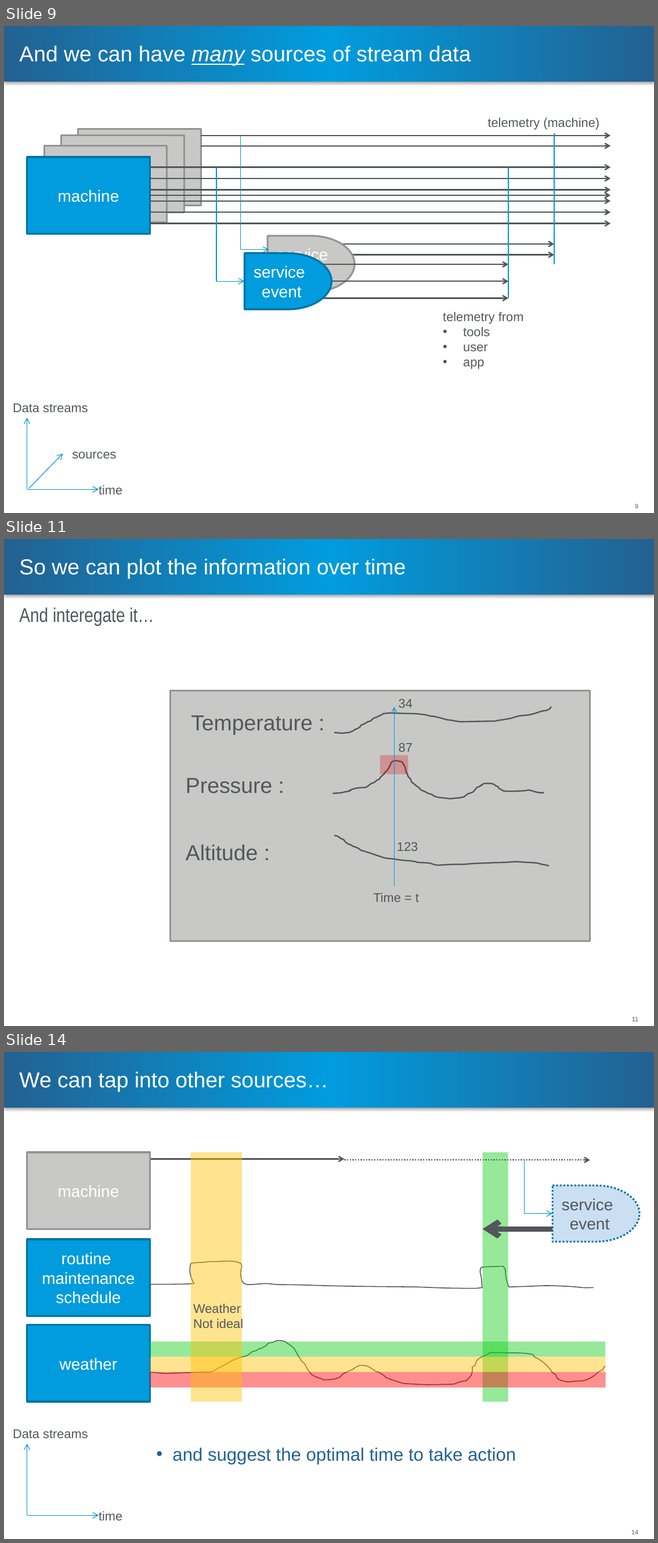
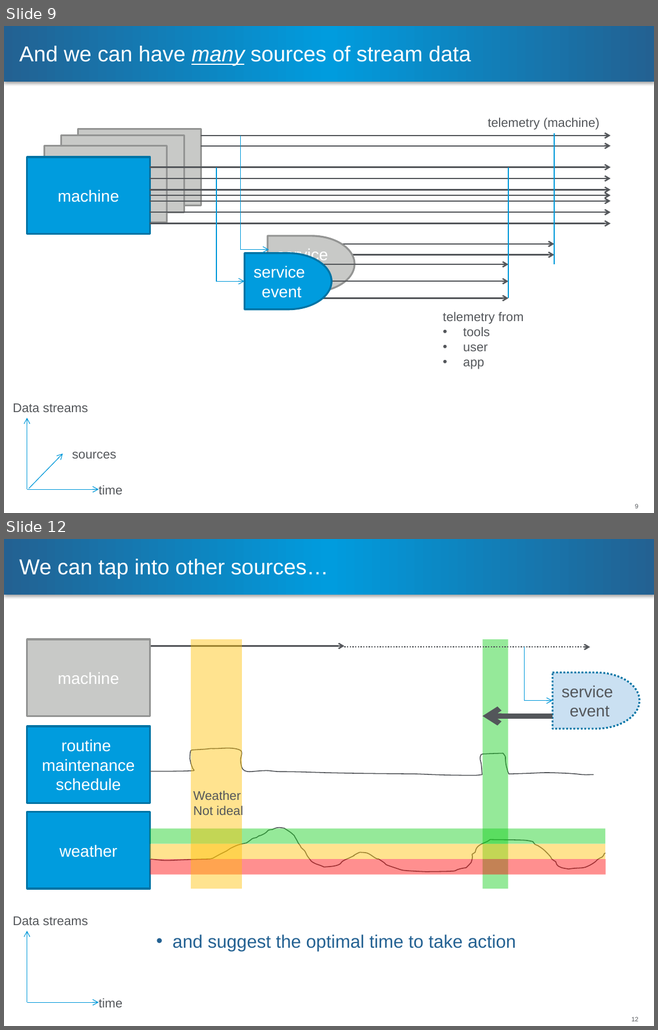
Before and after one commit to steveghee/hippy, a slide deck: journal.pptx. Shown one above the other, each under a label of ours: slides 9, 11 and 14 before the commit, slides 9 and 12 after it; the slides between them are not shown. The pictures are 658x1543 and 658x1030 pixels, drawn with LibreOffice and Linux fonts; fonts in the diff are those of the drawing; background and template pictures are left out. Boxes give left, top, right and bottom in pixels: in the first picture for what was removed or moved away, otherwise in the second. Text is boxed around its words. In the diff, an @@ line names an element or a change of style, - is before the commit and + after.

```diff
--- a/journal.pptx
+++ b/journal.pptx
@@ slide 11 removed at box(4, 539, 654, 1026), background #FFFFFF; not listed: 2 template elements that a slide beside it also shows @@
@@ title removed at box(19, 559, 406, 579) @@
-So we can plot the information over time
@@ subtitle removed at box(19, 607, 154, 626) @@
-And interegate it…
@@ rectangle removed at box(170, 690, 590, 941) @@
@@ freeform shape removed at box(334, 707, 551, 733) @@
@@ arrow removed from (394, 886) to (394, 707) @@
@@ text removed at box(398, 699, 412, 708) @@
-34
@@ text removed at box(191, 715, 313, 734) @@
-Temperature :
@@ text removed at box(398, 743, 412, 752) @@
-87
@@ freeform shape removed at box(333, 761, 544, 799) @@
@@ rectangle removed at box(380, 755, 408, 774) @@
@@ text removed at box(186, 778, 272, 794) @@
-Pressure :
@@ text removed at box(186, 845, 257, 860) @@
-Altitude :
@@ freeform shape removed at box(334, 836, 549, 866) @@
@@ text removed at box(397, 842, 418, 851) @@
-123
@@ text removed at box(373, 893, 419, 902) @@
-Time = t
@@ what was slide 14 is now slide 12 @@
@@ page number at box(631, 1017, 638, 1022): text changed @@
-14
+12
```
Also in this commit, not shown: 3 slides changed, 1 slide added, 1 other slide removed.
